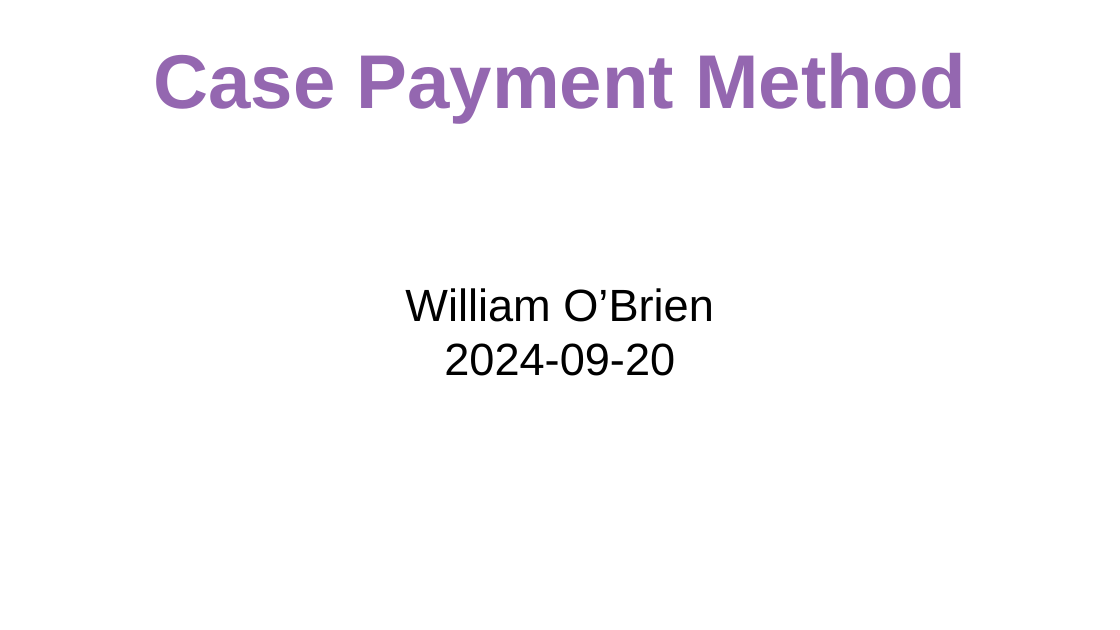
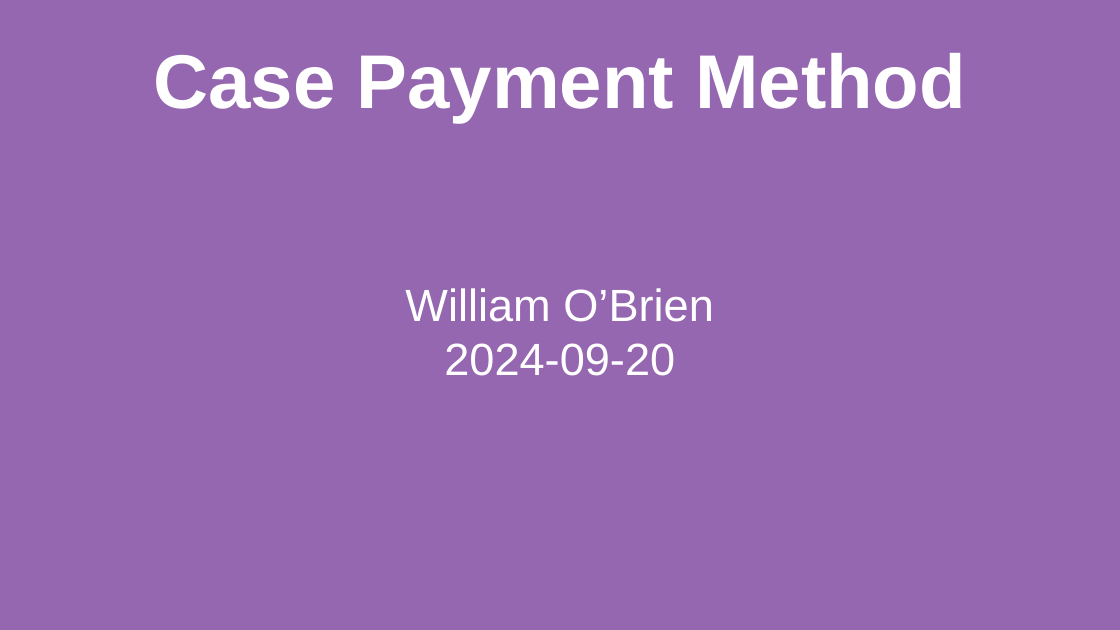
Before and after one commit to samfromsatc/payment_method_case_if, a slide deck: slide 1 of presentation_payment_method.odp. Drawn at 1120x630 pixels with LibreOffice and Linux fonts; fonts in the diff are those of the drawing. Boxes give left, top, right and bottom in pixels: in the first picture for what was removed or moved away, otherwise in the second. Text is boxed around its words. In the diff, an @@ line names an element or a change of style, - is before the commit and + after.

```diff
--- a/presentation_payment_method.odp
+++ b/presentation_payment_method.odp
@@ background #FFFFFF to #9467B0 @@
@@ title "Case Payment Method" at [153,53,966,122]: text colour #9467B0 to #FFFFFF @@
@@ subtitle "William O’Brien" at [405,288,714,376]: text colour #000000 to #FFFFFF @@
```
Also in this commit, not shown: 6 other slides changed, 3 slides added, 2 slides removed, 10 other files.
